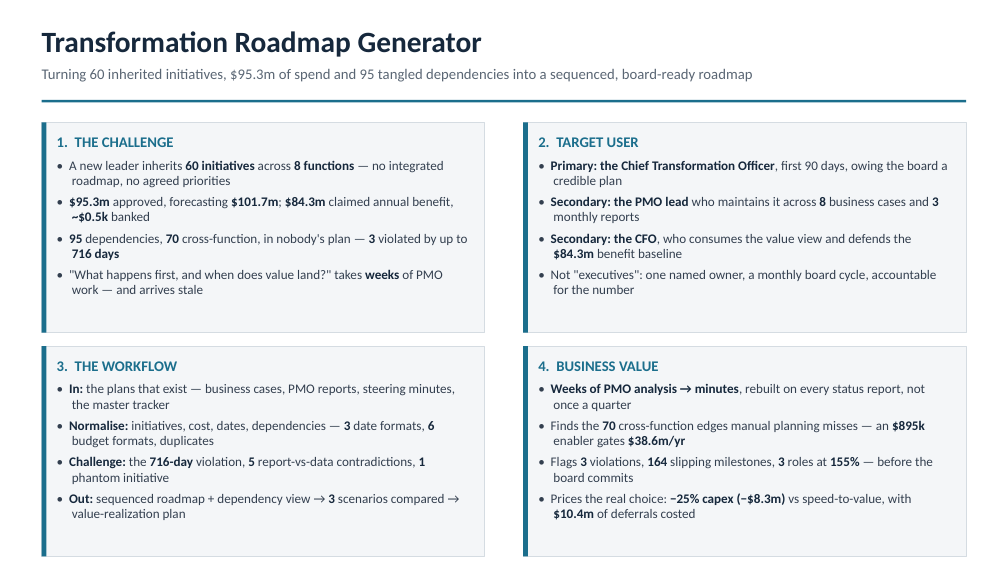
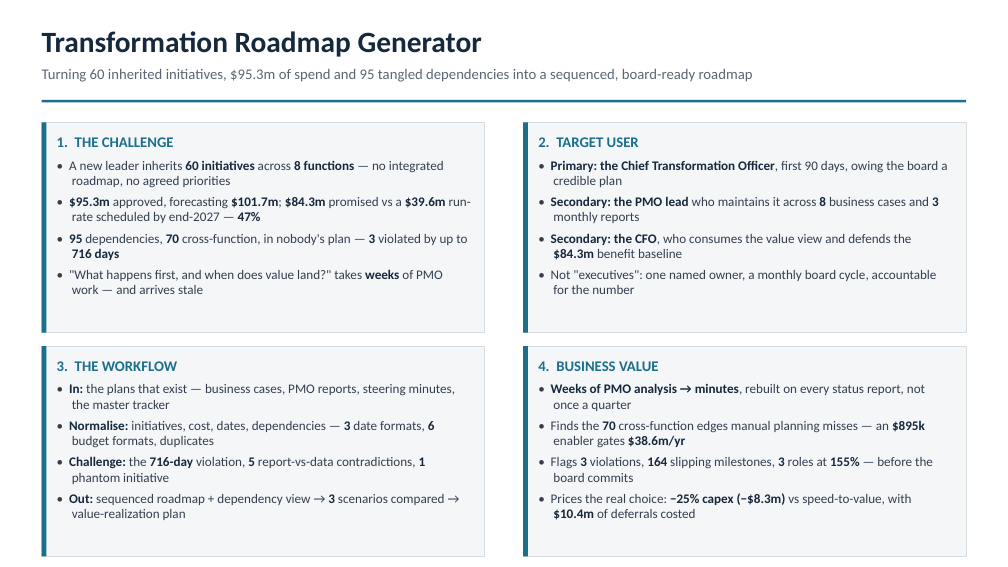
Before and after one commit to Aberdeen-Advisors/hack-team-01, a slide deck: slide 1 of deck/01-problem-framing.pptx. Drawn at 1008x567 pixels with LibreOffice and Linux fonts; fonts in the diff are those of the drawing. Boxes give left, top, right and bottom in pixels: in the first picture for what was removed or moved away, otherwise in the second. Text is boxed around its words. In the diff, an @@ line names an element or a change of style, - is before the commit and + after.

```diff
--- a/deck/01-problem-framing.pptx
+++ b/deck/01-problem-framing.pptx
@@ text at box(69, 197, 471, 223): text changed @@
-• $95.3m approved, forecasting $101.7m; $84.3m claimed annual benefit, ~$0.5k banked
+• $95.3m approved, forecasting $101.7m; $84.3m promised vs a $39.6m run-rate scheduled by end-2027 — 47%
```
Also in this commit, not shown: 4 other files.
